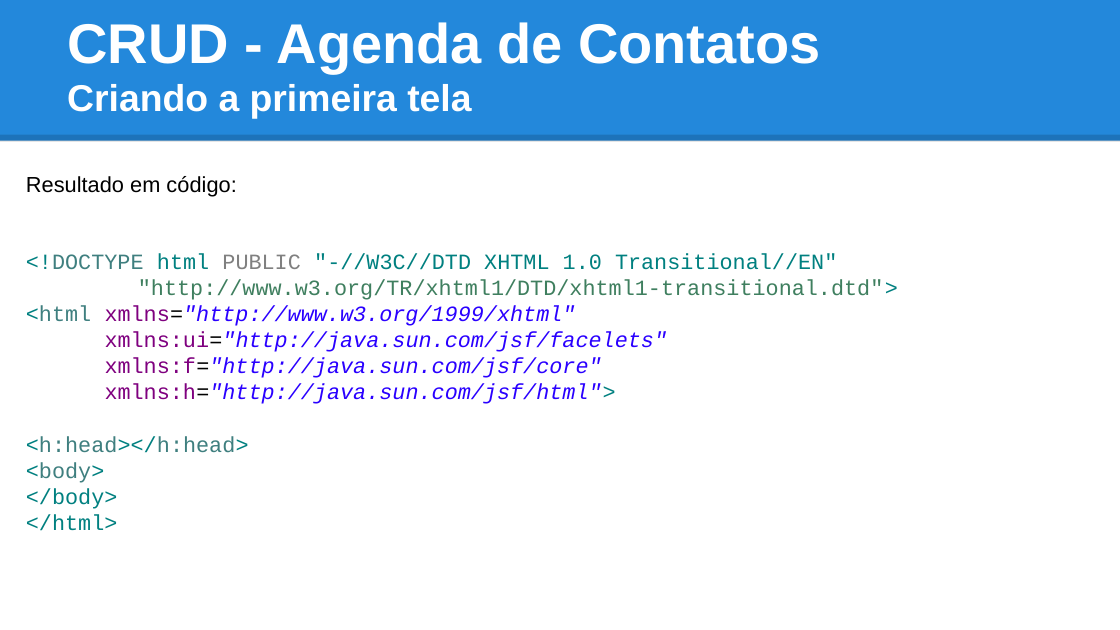
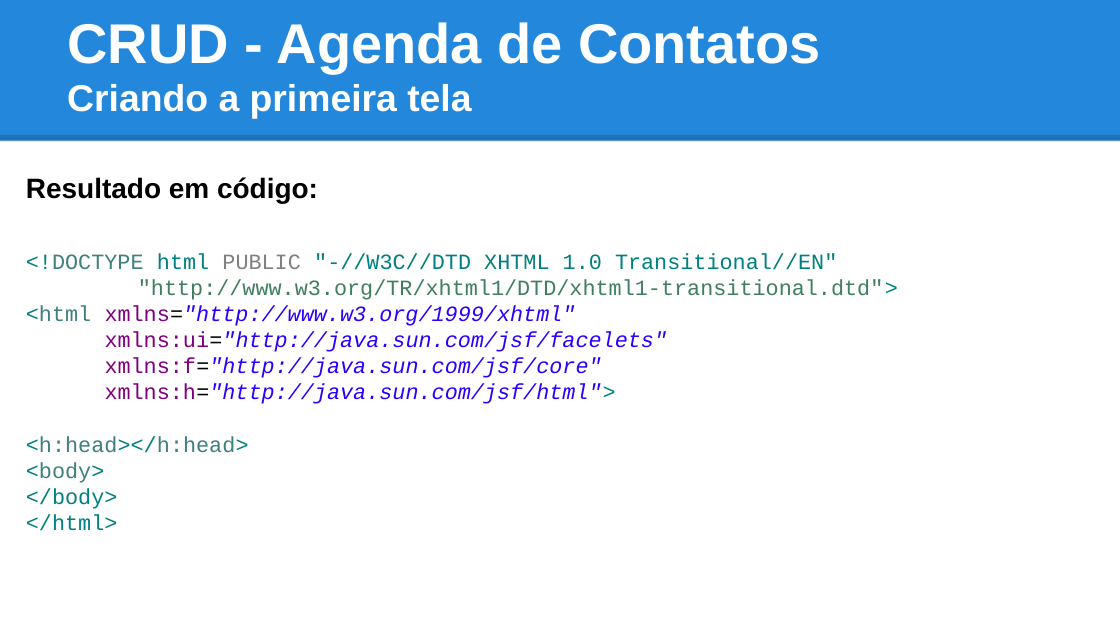
Before and after one commit to tiagogoncalves/jsf_workshop, a slide deck: slide 43 of apresentacao/slide_jsf_prime_faces.pptx (slide 42 before the commit). Drawn at 1120x630 pixels with LibreOffice and Linux fonts; fonts in the diff are those of the drawing. Boxes give left, top, right and bottom in pixels: in the first picture for what was removed or moved away, otherwise in the second. Text is boxed around its words. In the diff, an @@ line names an element or a change of style, - is before the commit and + after.

```diff
--- a/apresentacao/slide_jsf_prime_faces.pptx
+++ b/apresentacao/slide_jsf_prime_faces.pptx
@@ text "Resultado em código:" at box(26, 177, 318, 203): size 14 to 18 pt, bold on @@
```
Also in this commit, not shown: 7 other slides changed, 13 slides added, 1 other file.
